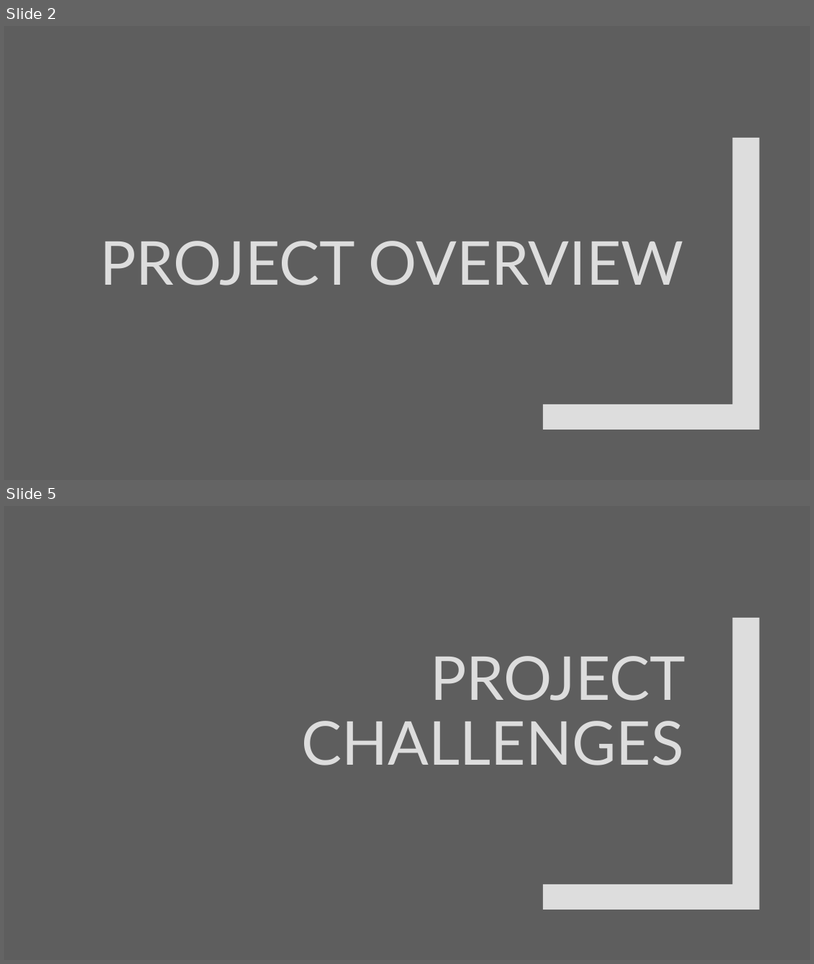
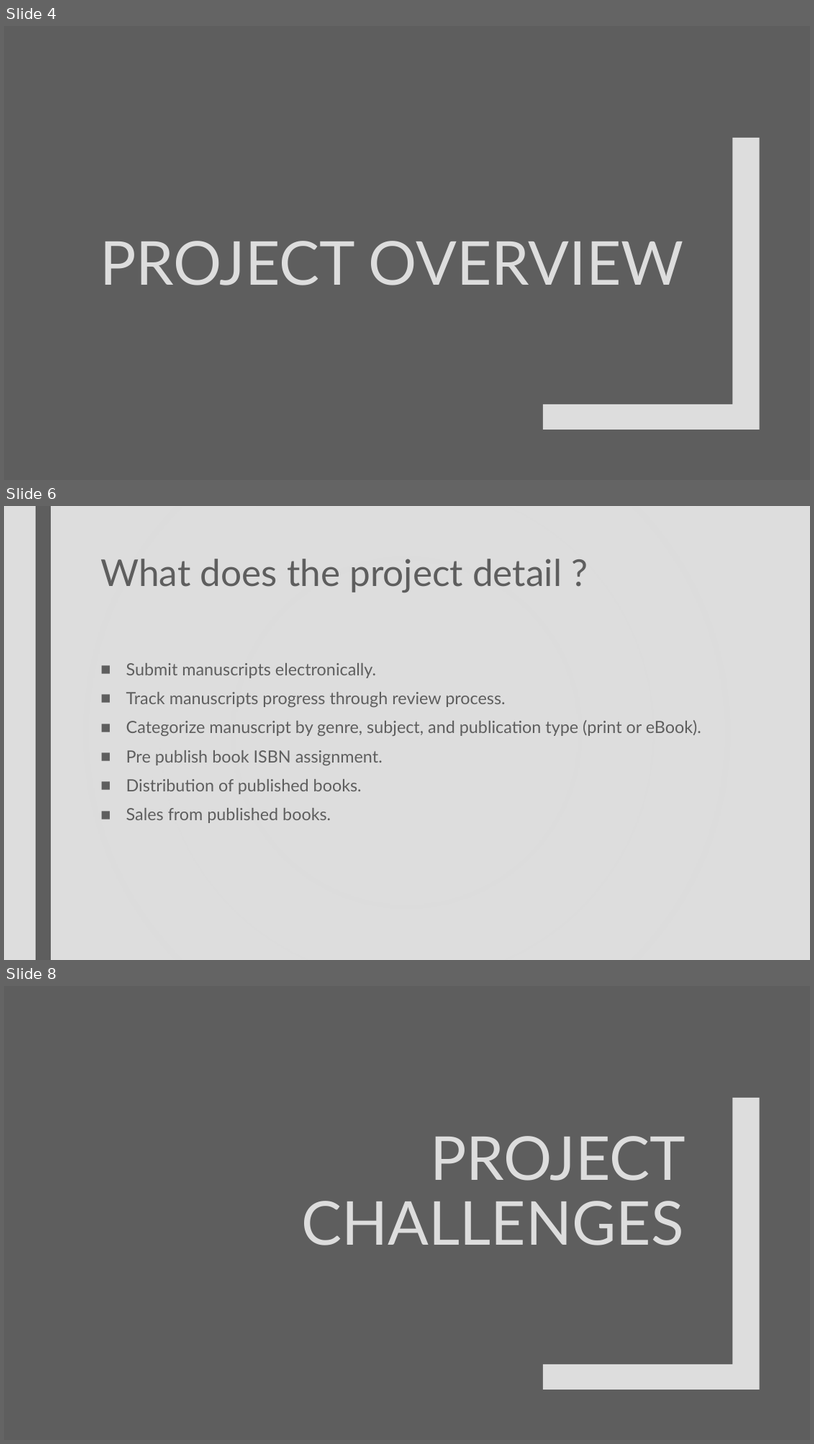
Before and after one commit to edunzer/YR4_TERM-3, a slide deck: Advanced Technical Writing/WEEK 10/Assignment #5 Oral Presentation.pptx. Shown one above the other, each under a label of ours: slides 2 and 5 before the commit, slides 4, 6 and 8 after it; the slides between them are not shown. The pictures are 814x964 and 814x1444 pixels, drawn with LibreOffice and Linux fonts; fonts in the diff are those of the drawing; background and template pictures are left out. Boxes give left, top, right and bottom in pixels: in the first picture for what was removed or moved away, otherwise in the second. Text is boxed around its words. In the diff, an @@ line names an element or a change of style, - is before the commit and + after.

```diff
--- a/Advanced Technical Writing/WEEK 10/Assignment #5 Oral Presentation.pptx
+++ b/Advanced Technical Writing/WEEK 10/Assignment #5 Oral Presentation.pptx
@@ slide 6 added at <box>4,506,810,960</box>, background picture (left out) @@
@@ rectangle added at <box>4,506,810,960</box>, fill gradient #DDDDDD @@
@@ rectangle added at <box>36,506,51,960</box>, fill #5E5E5E @@
@@ title added at <box>100,559,562,592</box>, 44 pt, text #5E5E5E @@
+What does the project detail ?
@@ text added at <box>126,663,702,823</box>, 20 pt, text #5E5E5E @@
+■ Submit manuscripts electronically.
+■ Track manuscripts progress through review process.
+■ Categorize manuscript by genre, subject, and publication type (print or eBook).
+■ Pre publish book ISBN assignment.
+■ Distribution of published books.
+■ Sales from published books.
@@ what was slide 2 is now slide 4 @@
@@ what was slide 5 is now slide 8 @@
```
Also in this commit, not shown: 7 other slides added, 5 slides removed.
